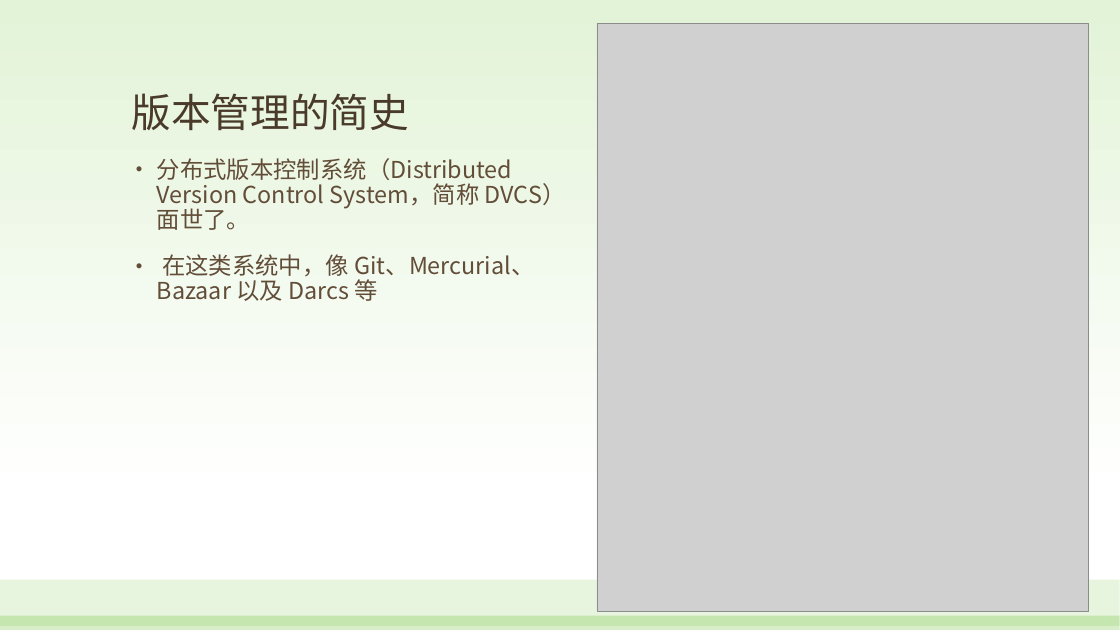
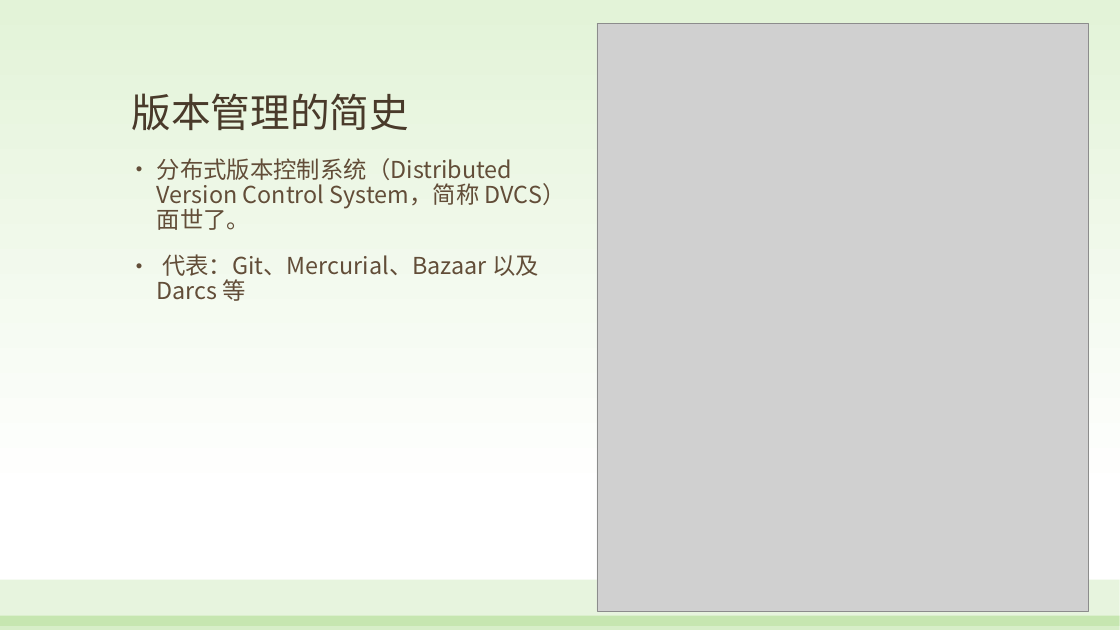
Before and after one commit to wangjidilidun/CommunicationPPT, a slide deck: slide 7 of 版本管理工具.pptx. Drawn at 1120x630 pixels with LibreOffice and Linux fonts; fonts in the diff are those of the drawing; grey boxes stand for pictures. Boxes give left, top, right and bottom in pixels: in the first picture for what was removed or moved away, otherwise in the second. Text is boxed around its words. In the diff, an @@ line names an element or a change of style, - is before the commit and + after.

Commit message:
汇报的那个版本，加两个小视频

```diff
--- a/版本管理工具.pptx
+++ b/版本管理工具.pptx
@@ text at [157, 254, 539, 301]: text changed @@
-• 在这类系统中，像 Git、Mercurial、Bazaar 以及 Darcs 等
+• 代表：Git、Mercurial、Bazaar 以及 Darcs 等
```
Also in this commit, not shown: 5 other slides changed, 1 slide added, 1 slide removed, 2 other files.
